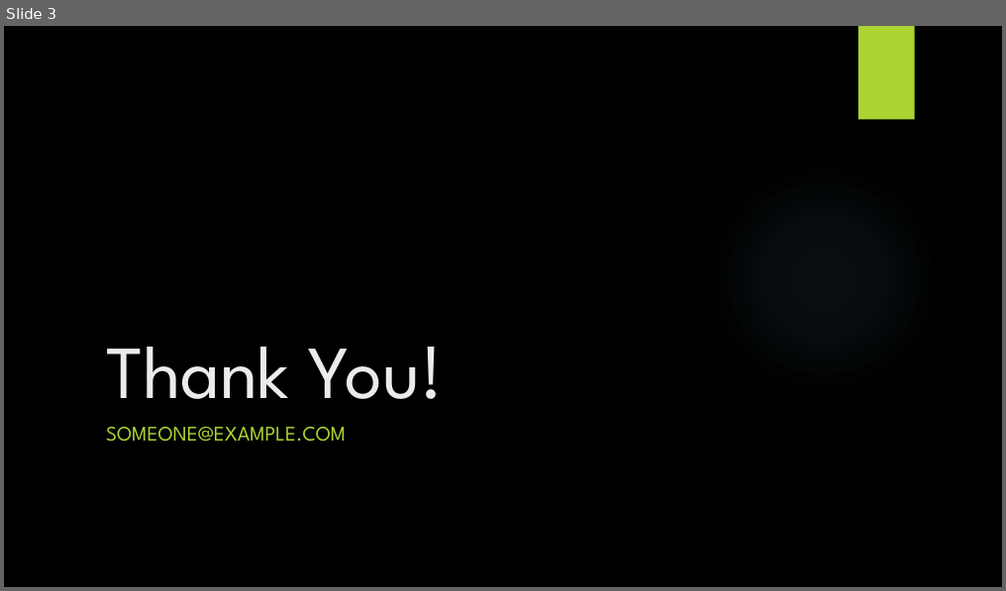
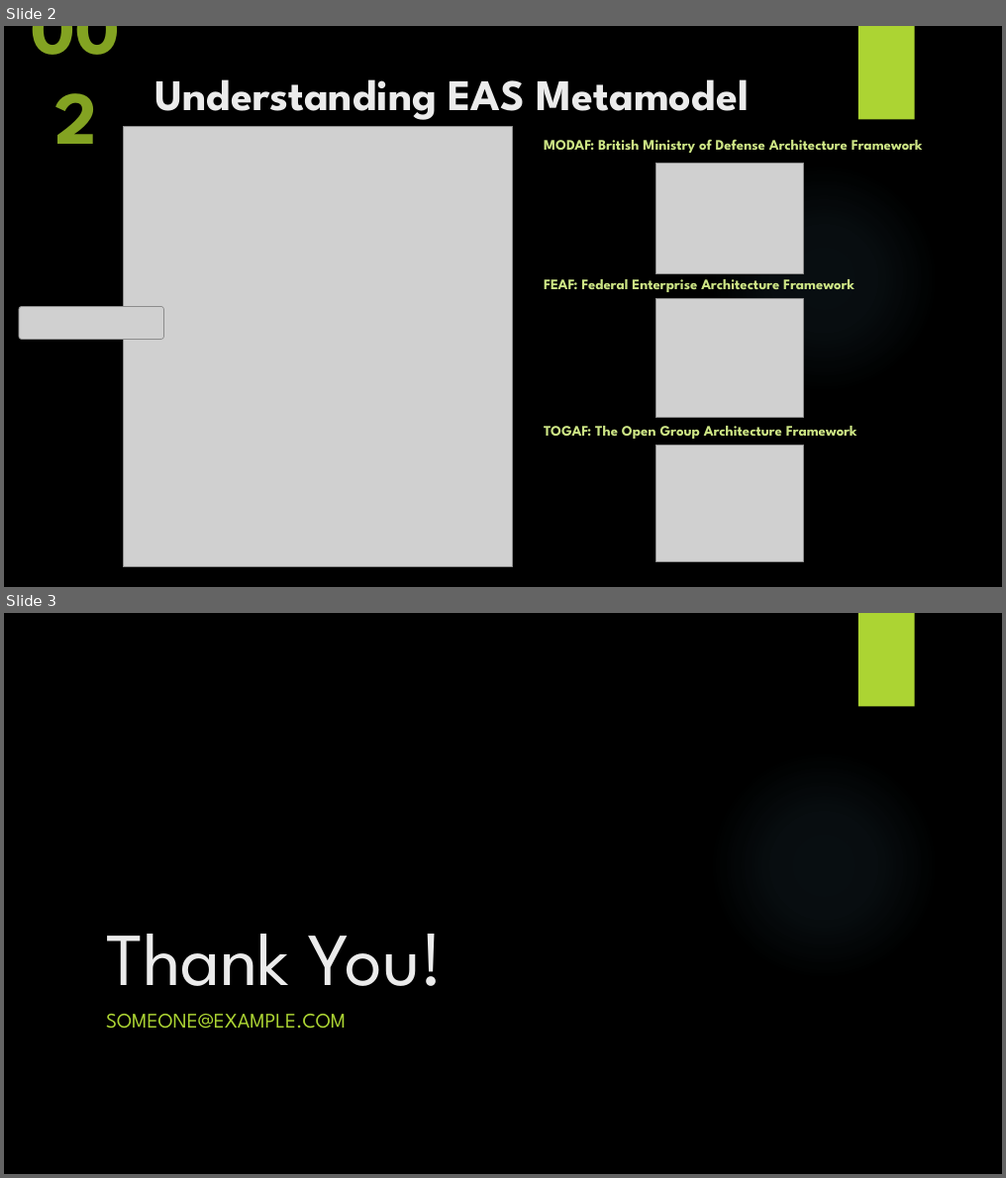
Before and after one commit to yasenstar/EA_MetaModel, a slide deck: Master_EAS_Meta-Model.pptx. Shown one above the other, each under a label of ours: slide 3 before the commit, slides 2 and 3 after it. The pictures are 1006x591 and 1006x1178 pixels, drawn with LibreOffice and Linux fonts; fonts in the diff are those of the drawing; grey boxes stand for pictures; background and template pictures are left out. Boxes give left, top, right and bottom in pixels: in the first picture for what was removed or moved away, otherwise in the second. Text is boxed around its words. In the diff, an @@ line names an element or a change of style, - is before the commit and + after.

```diff
--- a/Master_EAS_Meta-Model.pptx
+++ b/Master_EAS_Meta-Model.pptx
@@ slide 2 added at (x1=4, y1=26, x2=1002, y2=587), background picture (left out); not listed: 1 template element that a slide beside it also shows @@
@@ text added at (x1=4, y1=26, x2=148, y2=113), 72 pt, text #83A322, bold @@
+002
@@ rectangle added at (x1=858, y1=26, x2=915, y2=120), fill #ACD433 @@
@@ title added at (x1=155, y1=79, x2=748, y2=120), 42 pt, text #EBEBEB, bold @@
+Understanding EAS Metamodel
@@ picture added at (x1=123, y1=126, x2=512, y2=568) @@
@@ text added at (x1=544, y1=139, x2=923, y2=153), 14 pt, text #CDE585, bold @@
+MODAF: British Ministry of Defense Architecture Framework
@@ picture added at (x1=655, y1=163, x2=803, y2=274) @@
@@ text added at (x1=544, y1=279, x2=854, y2=292), 14 pt, text #CDE585, bold @@
+FEAF: Federal Enterprise Architecture Framework
@@ picture added at (x1=19, y1=307, x2=164, y2=340) @@
@@ picture added at (x1=655, y1=298, x2=803, y2=417) @@
@@ text added at (x1=544, y1=426, x2=857, y2=439), 14 pt, text #CDE585, bold @@
+TOGAF: The Open Group Architecture Framework
@@ picture added at (x1=655, y1=445, x2=803, y2=562) @@
```
Also in this commit, not shown: 1 slide changed, 1 slide removed, 2 other files.
